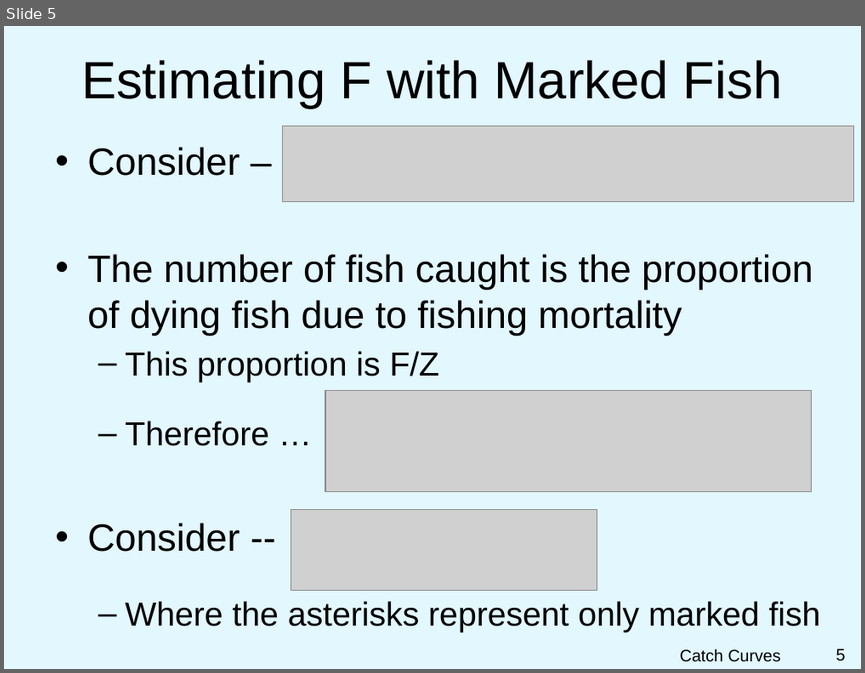
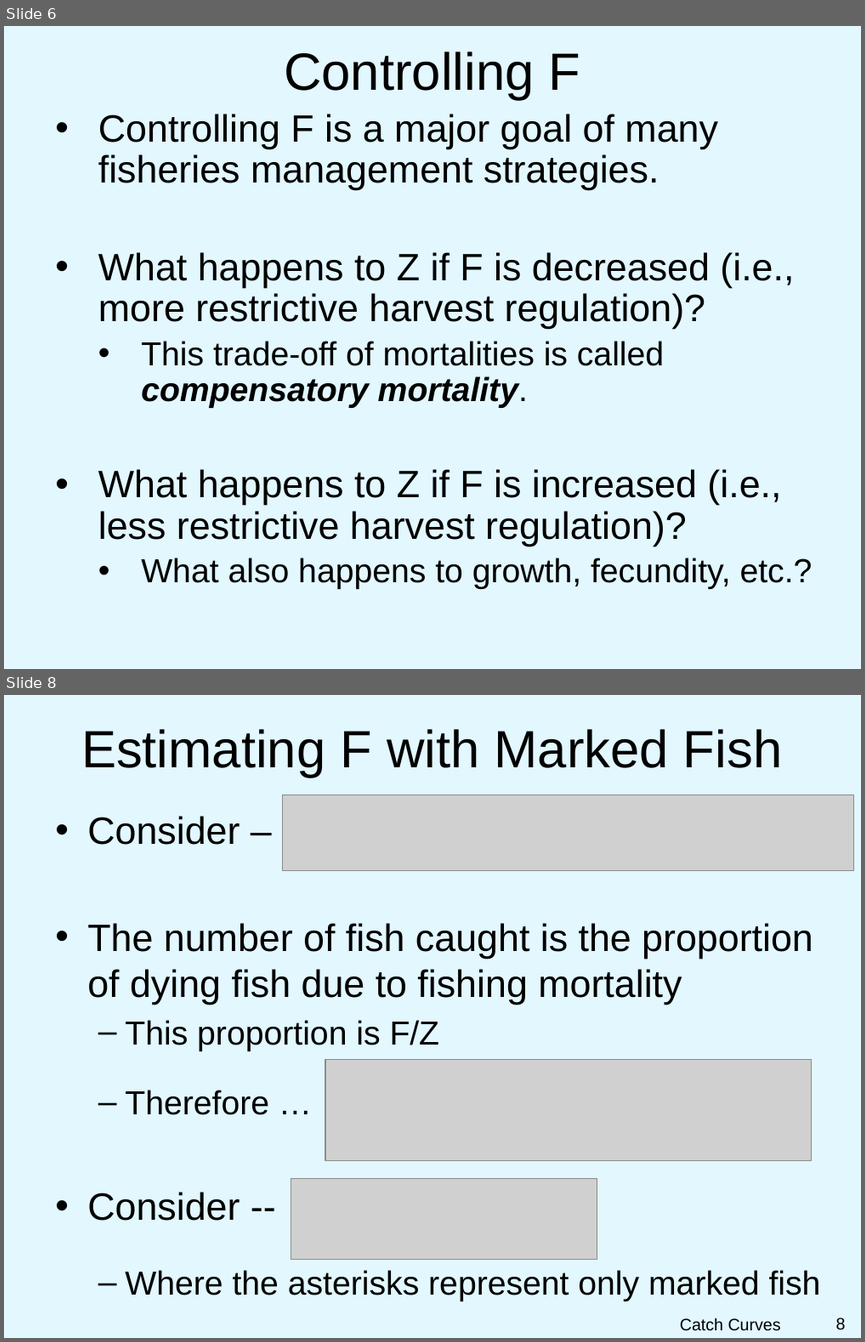
Before and after one commit to droglenc/NCNRS349, a slide deck: modules/Mortality/PPT_Components.pptx. Shown one above the other, each under a label of ours: slide 5 before the commit, slides 6 and 8 after it; the slides between them are not shown. The pictures are 865x673 and 865x1342 pixels, drawn with LibreOffice and Linux fonts; fonts in the diff are those of the drawing; grey boxes stand for pictures; background and template pictures are left out. Boxes give left, top, right and bottom in pixels: in the first picture for what was removed or moved away, otherwise in the second. Text is boxed around its words. In the diff, an @@ line names an element or a change of style, - is before the commit and + after.

Commit message:
Updated Mortality Components PPT

```diff
--- a/modules/Mortality/PPT_Components.pptx
+++ b/modules/Mortality/PPT_Components.pptx
@@ slide 6 added at (4,26,861,669), background picture (left out) @@
@@ title added at (284,52,581,99), 44 pt, text #000000 @@
+Controlling F
@@ text added at (98,114,812,589), 32 pt, text #000000 @@
+• Controlling F is a major goal of many fisheries management strategies.
+• What happens to Z if F is decreased (i.e., more restrictive harvest regulation)?
+  • This trade-off of mortalities is called compensatory mortality.
+• What happens to Z if F is increased (i.e., less restrictive harvest regulation)?
+  • What also happens to growth, fecundity, etc.?
@@ what was slide 5 is now slide 8 @@
@@ page number at (836,1317,846,1330): text changed @@
-5
+8
```
Also in this commit, not shown: 4 slides changed, 2 other slides added, 1 other file.
